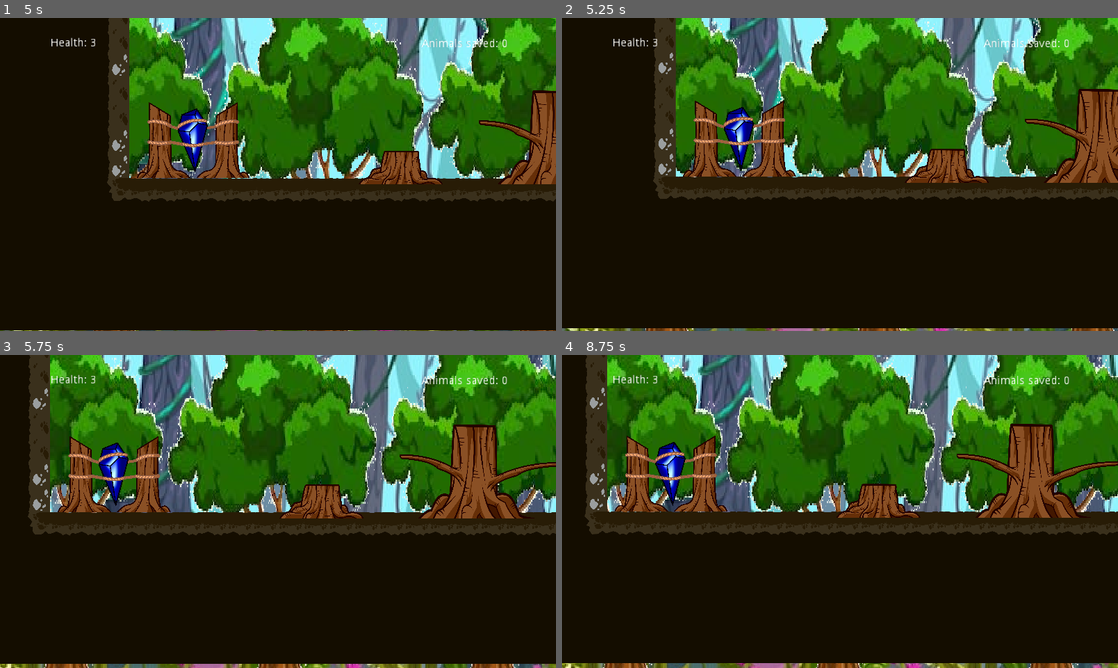
Above: before the commit, frames 1-4 (two rows, left to right).
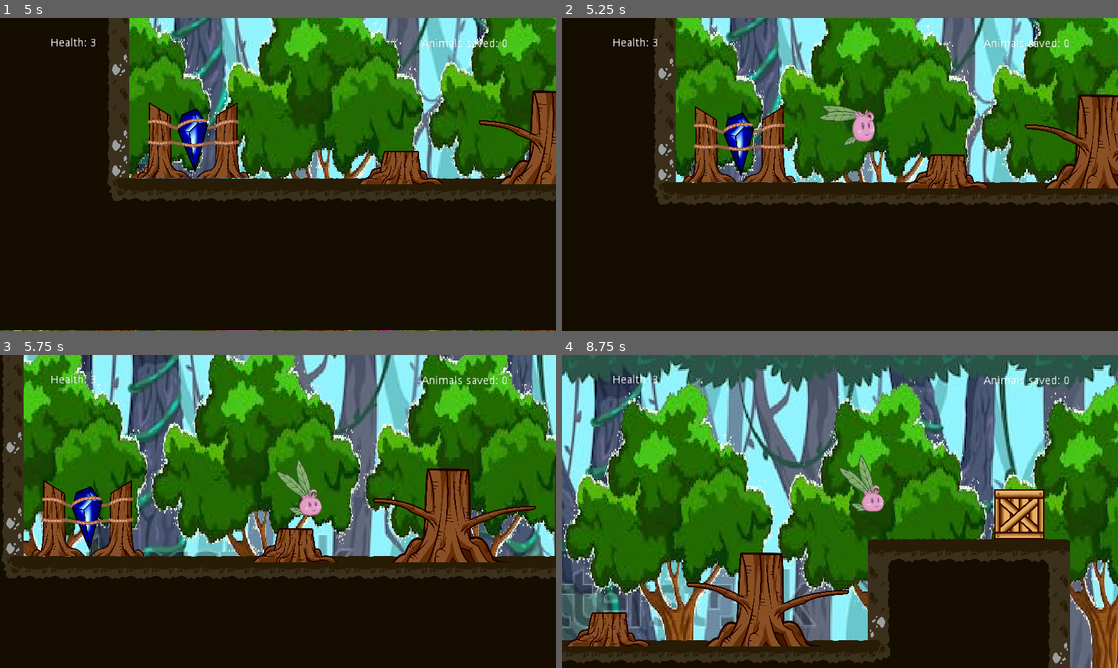
Above: after the commit, the same moments.

Repository: DamianKoch1/OnionsAdventure
Game: Godot game, scene res://Menus/MainMenu.tscn
Same seed, same stepped clock (60 frames per second), same inputs: the game is played once before the commit and once after it.
Inputs:
- Up to frame 1 (5 s): click "New Game (wip)" at 0.5 s; click "New Game (wip)" at 1.25 s; click "Continue (wip)" at 2 s; click "Continue (wip)" at 2.75 s; click "Level Selection" at 3.5 s; click "Level 1" at 4.25 s
- Up to frame 2 (5.25 s): hold Right (ui_right) from 5.03 s (still down); tap Space (jump) at 5.1 s
- Up to frame 3 (5.75 s): keep holding Right (ui_right); tap Space (jump) at 5.27, 5.57 s
- Up to frame 4 (8.75 s): tap E (push) at 5.85, 7.35 s; tap Space (jump) at 6.02, 6.05, 6.32, 6.6, 7.52, 7.55, 7.82, 8.1, 8.27, 8.57 s; release Right (ui_right) at 6.53 s; hold Left (ui_left) 6.53-7.28 s; hold Right (ui_right) from 7.28 s (still down)

Frame 1 is identical in both runs. In frame 2, 15% of the frame differs, in the area x 0-100%, y 0-100%; in frame 3, 56%; in frame 4, 80%.

Commit message:
reverted last change because player could jump midair, used different fix

Diff:
--- a/Player/Player.gd
+++ b/Player/Player.gd
@@ -166,11 +166,12 @@
 				motion.y = -jumpheight
 				ghostjumpTimeframe = 0
 
-		if ray.is_colliding() && global_position.distance_to(ray.get_collision_point()) <= 30 || abs(motion.y) <= 70:
-			if motion.x == 0 && state != climb:
-				setState(idle)
-				if Input.is_action_just_pressed("jump"):
-					motion.y = -jumpheight
+		if is_on_floor() && motion.x == 0:
+			setState(idle)
+
+		if ray.is_colliding() && global_position.distance_to(ray.get_collision_point()) <= 30 && abs(motion.y) <= 70 && state != climb:
+			if Input.is_action_just_pressed("jump"):
+				motion.y = -jumpheight
 		else:
 			if state != climb:
 				if motion.y > 40:
